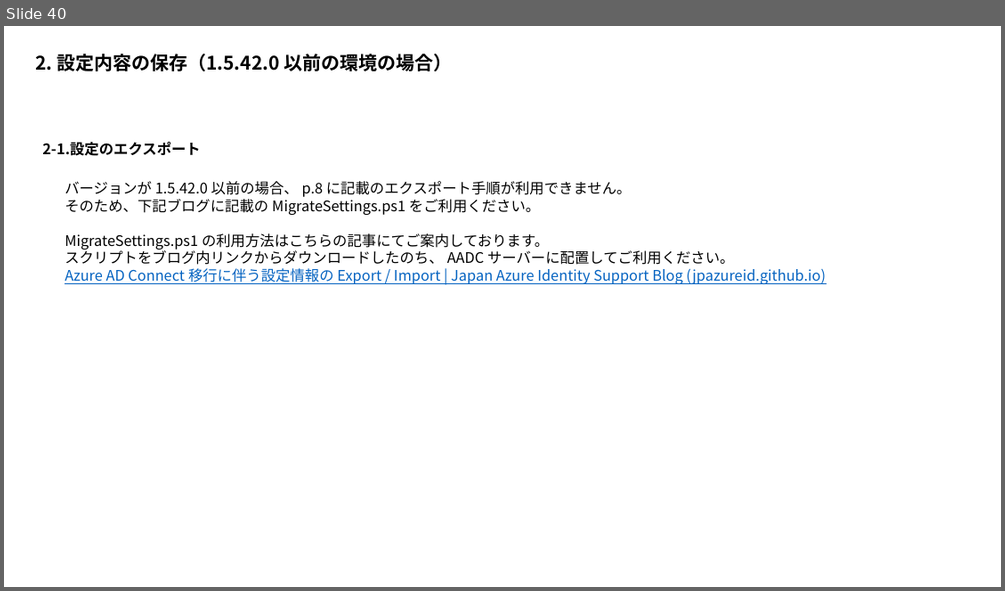
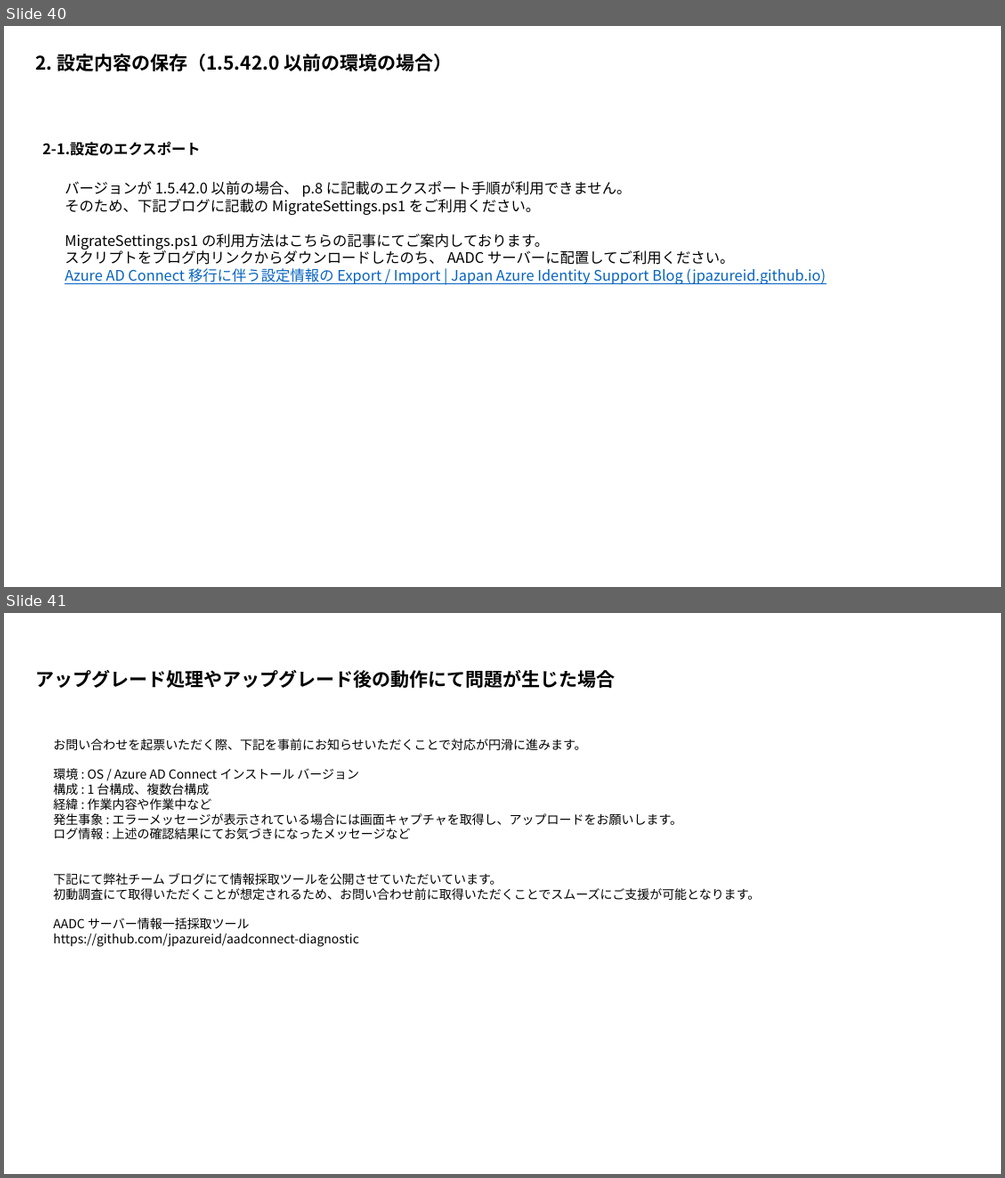
Before and after one commit to jpazureid/blog, a slide deck: articles/azure-active-directory-connect/how-to-upgrade-details/AADC_Upgrade_A_2023v2.pptx. Shown one above the other, each under a label of ours: slide 40 before the commit, slides 40 and 41 after it. The pictures are 1005x591 and 1005x1178 pixels, drawn with LibreOffice and Linux fonts; fonts in the diff are those of the drawing. Boxes give left, top, right and bottom in pixels: in the first picture for what was removed or moved away, otherwise in the second. Text is boxed around its words. In the diff, an @@ line names an element or a change of style, - is before the commit and + after.

```diff
--- a/articles/azure-active-directory-connect/how-to-upgrade-details/AADC_Upgrade_A_2023v2.pptx
+++ b/articles/azure-active-directory-connect/how-to-upgrade-details/AADC_Upgrade_A_2023v2.pptx
@@ slide 41 added at [4,613,1001,1174], background #FFFFFF @@
@@ text added at [35,670,615,688], 18 pt, text #000000, bold @@
+アップグレード処理やアップグレード後の動作にて問題が生じた場合
@@ text added at [53,738,760,947], 12 pt, text #000000 @@
+お問い合わせを起票いただく際、下記を事前にお知らせいただくことで対応が円滑に進みます。
+環境 : OS / Azure AD Connect インストール バージョン
+構成 : 1 台構成、複数台構成
+経緯 : 作業内容や作業中など
+発生事象 : エラーメッセージが表示されている場合には画面キャプチャを取得し、アップロードをお願いします。
+ログ情報 : 上述の確認結果にてお気づきになったメッセージなど
+下記にて弊社チーム ブログにて情報採取ツールを公開させていただいています。
+初動調査にて取得いただくことが想定されるため、お問い合わせ前に取得いただくことでスムーズにご支援が可能となります。
+AADC サーバー情報一括採取ツール
+https://github.com/jpazureid/aadconnect-diagnostic
```
Also in this commit, not shown: 1 other file.
